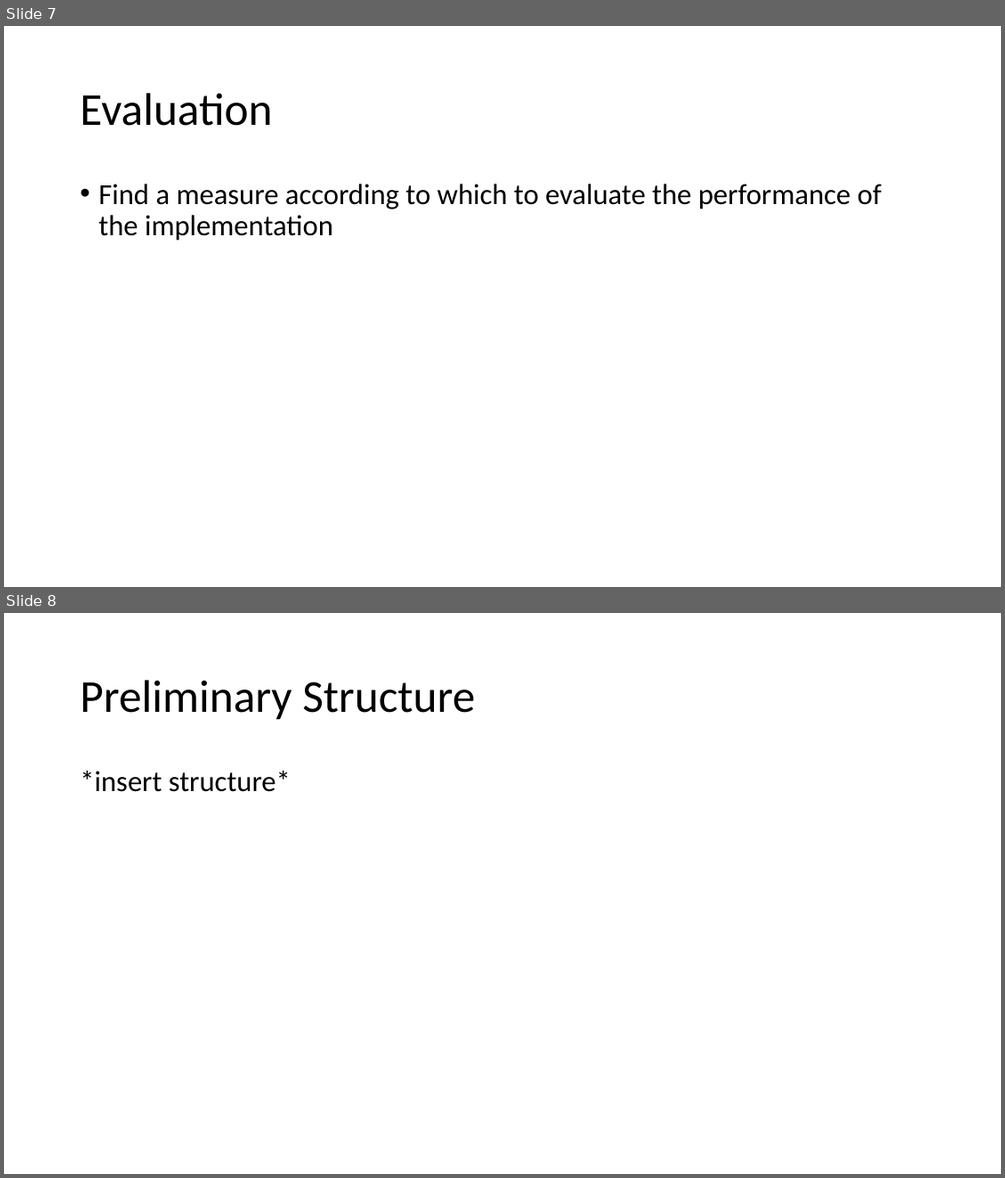
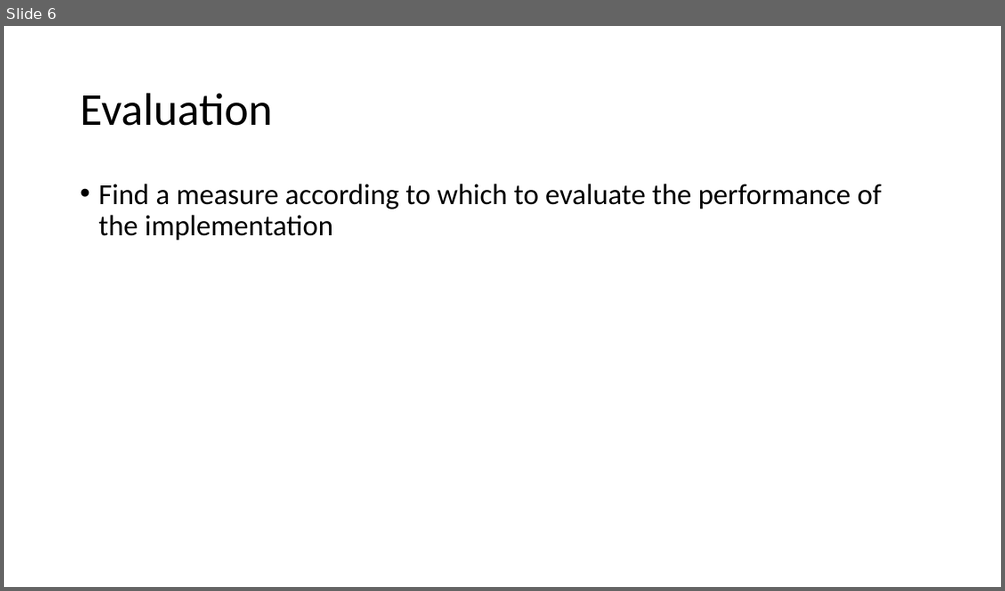
Before and after one commit to helegraf/classifier-auto-rank, a slide deck: Writing/Proposal/Automatic Ranking of Classification Algorithms.pptx. Shown one above the other, each under a label of ours: slides 7 and 8 before the commit, slide 6 after it. The pictures are 1005x1178 and 1005x591 pixels, drawn with LibreOffice and Linux fonts; fonts in the diff are those of the drawing. Boxes give left, top, right and bottom in pixels: in the first picture for what was removed or moved away, otherwise in the second. Text is boxed around its words. In the diff, an @@ line names an element or a change of style, - is before the commit and + after.

```diff
--- a/Writing/Proposal/Automatic Ranking of Classification Algorithms.pptx
+++ b/Writing/Proposal/Automatic Ranking of Classification Algorithms.pptx
@@ slide 8 removed at bbox=[4, 613, 1001, 1174], background #FFFFFF @@
@@ title removed at bbox=[80, 680, 475, 720] @@
-Preliminary Structure
@@ text removed at bbox=[80, 770, 291, 792] @@
-*insert structure*
@@ what was slide 7 is now slide 6 @@
```
Also in this commit, not shown: 4 slides changed, 2 other slides removed, 12 other files.
